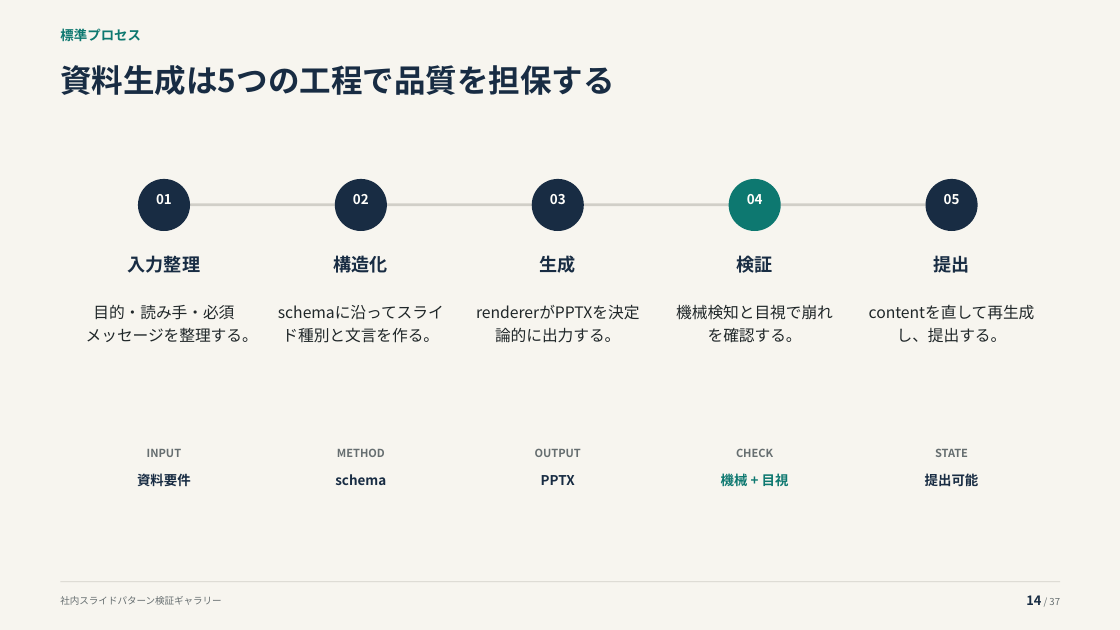
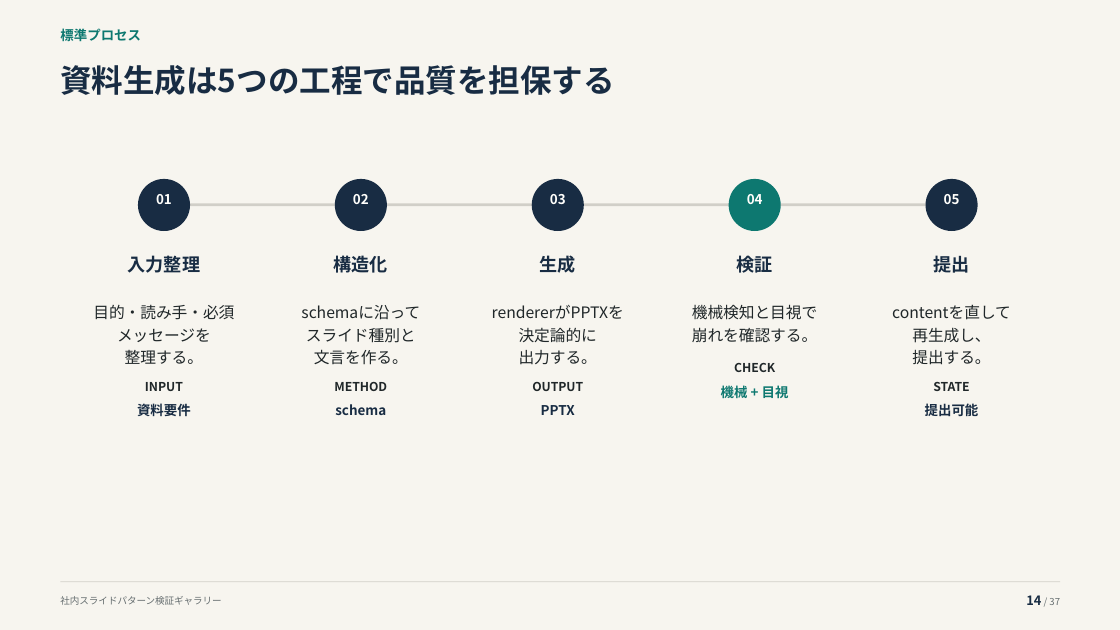
Before and after one commit to thinas1115/pptxdsl, a slide deck: slide 14 of examples/gallery/pattern_gallery.pptx. Drawn at 1120x630 pixels with LibreOffice and Linux fonts; fonts in the diff are those of the drawing. Boxes give left, top, right and bottom in pixels: in the first picture for what was removed or moved away, otherwise in the second. Text is boxed around its words. In the diff, an @@ line names an element or a change of style, - is before the commit and + after.

Commit message:
工程補足を近づけ分岐条件を線と分離する

```diff
--- a/examples/gallery/pattern_gallery.pptx
+++ b/examples/gallery/pattern_gallery.pptx
@@ text at box(93, 304, 234, 364): text changed @@
-目的・読み手・必須メッセージを整理する。
+目的・読み手・必須
+メッセージを
+整理する。
@@ text at box(301, 305, 420, 365): text changed @@
-schemaに沿ってスライド種別と文言を作る。
+schemaに沿って
+スライド種別と
+文言を作る。
@@ text at box(492, 305, 624, 365): text changed @@
-rendererがPPTXを決定論的に出力する。
+rendererがPPTXを
+決定論的に
+出力する。
@@ text at box(692, 304, 817, 343): text changed @@
-機械検知と目視で崩れを確認する。
+機械検知と目視で
+崩れを確認する。
@@ text at box(892, 304, 1011, 365): text changed @@
-contentを直して再生成し、提出する。
+contentを直して
+再生成し、
+提出する。
@@ size 9.5 to 10.5 pt, text colour #666E70 to #202729 in 5 elements at box(145, 382, 183, 391), box(334, 382, 387, 391), box(532, 382, 583, 391), box(933, 382, 969, 391), box(734, 363, 775, 372) @@
@@ text "CHECK": place and size @@
-text "CHECK" at box(736, 448, 773, 457)
+text "CHECK" at box(734, 363, 775, 372)
@@ text "機械 + 目視": place and size @@
-text "機械 + 目視" at box(721, 471, 789, 489)
+text "機械 + 目視" at box(721, 382, 789, 400)
@@ 8 texts: place and size @@
-8 texts at box(137, 448, 979, 486)
+8 texts at box(137, 382, 979, 416)
```
Also in this commit, not shown: 1 other slide changed, 6 other files.
